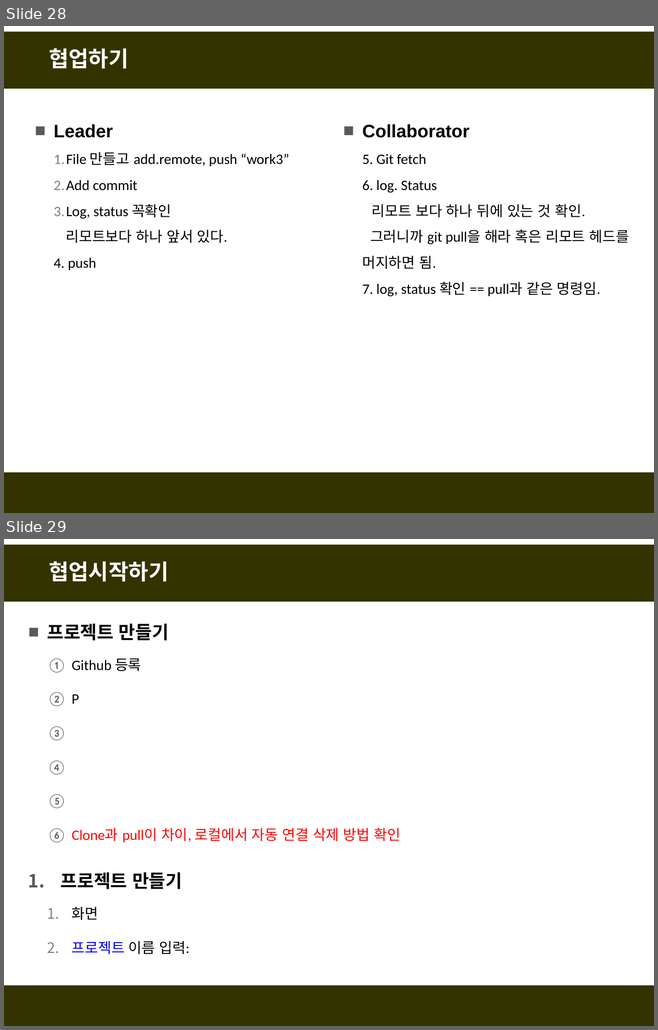
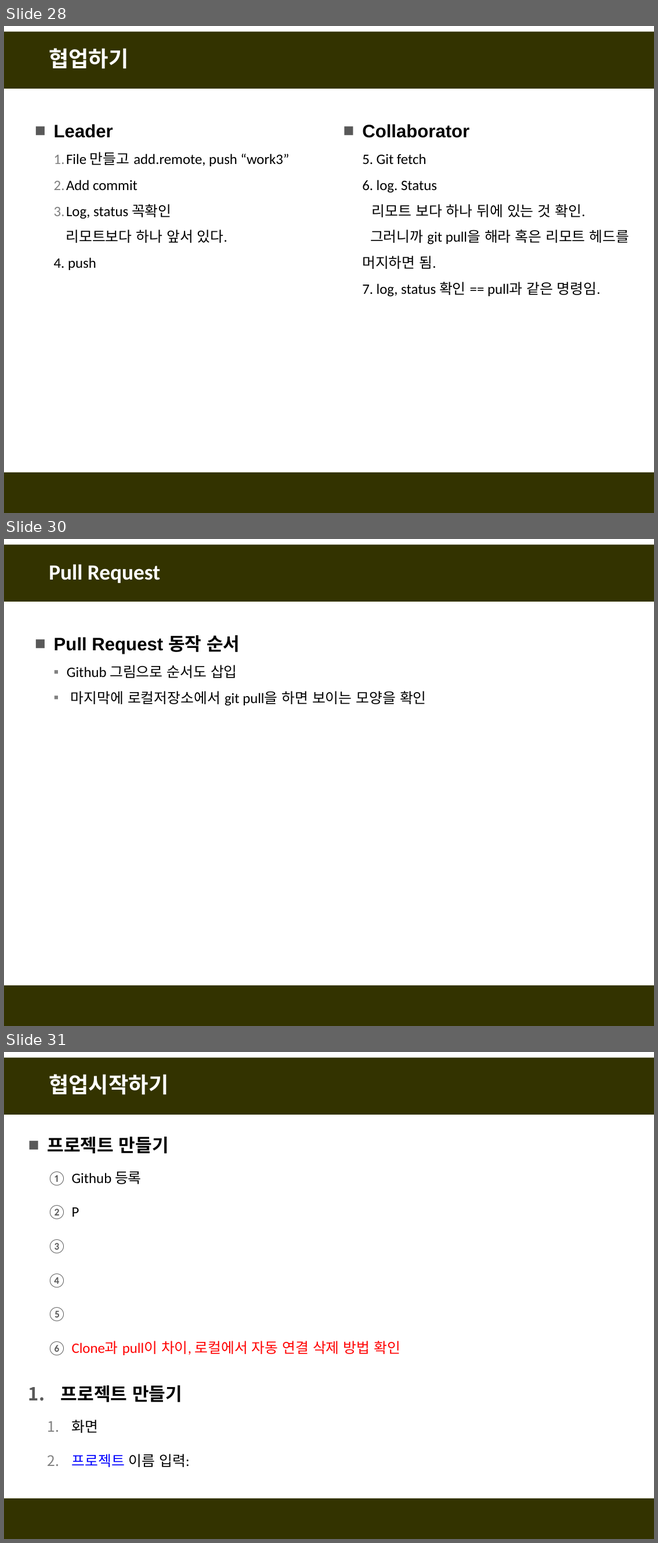
Before and after one commit to fasthill/github-lecture, a slide deck: git및github첫걸음.pptx. Shown one above the other, each under a label of ours: slides 28 and 29 before the commit, slides 28, 30 and 31 after it; the slides between them are not shown. The pictures are 658x1030 and 658x1543 pixels, drawn with LibreOffice and Linux fonts; fonts in the diff are those of the drawing. Boxes give left, top, right and bottom in pixels: in the first picture for what was removed or moved away, otherwise in the second. Text is boxed around its words. In the diff, an @@ line names an element or a change of style, - is before the commit and + after.

Commit message:
git 및 github 첫걸음

```diff
--- a/git및github첫걸음.pptx
+++ b/git및github첫걸음.pptx
@@ slide 30 added at (x1=4, y1=539, x2=654, y2=1026), background #FFFFFF; not listed: 2 template elements that a slide beside it also shows @@
@@ title added at (x1=49, y1=564, x2=160, y2=583), 24 pt, text #FFFFFF, bold @@
+Pull Request
@@ text added at (x1=54, y1=635, x2=426, y2=706), 16 pt, text #000000 @@
+■ Pull Request 동작 순서
+  ▪ Github 그림으로 순서도 삽입
+  ▪ 마지막에 로컬저장소에서 git pull을 하면 보이는 모양을 확인
@@ what was slide 29 is now slide 31 @@
```
Also in this commit, not shown: 1 other slide added.
